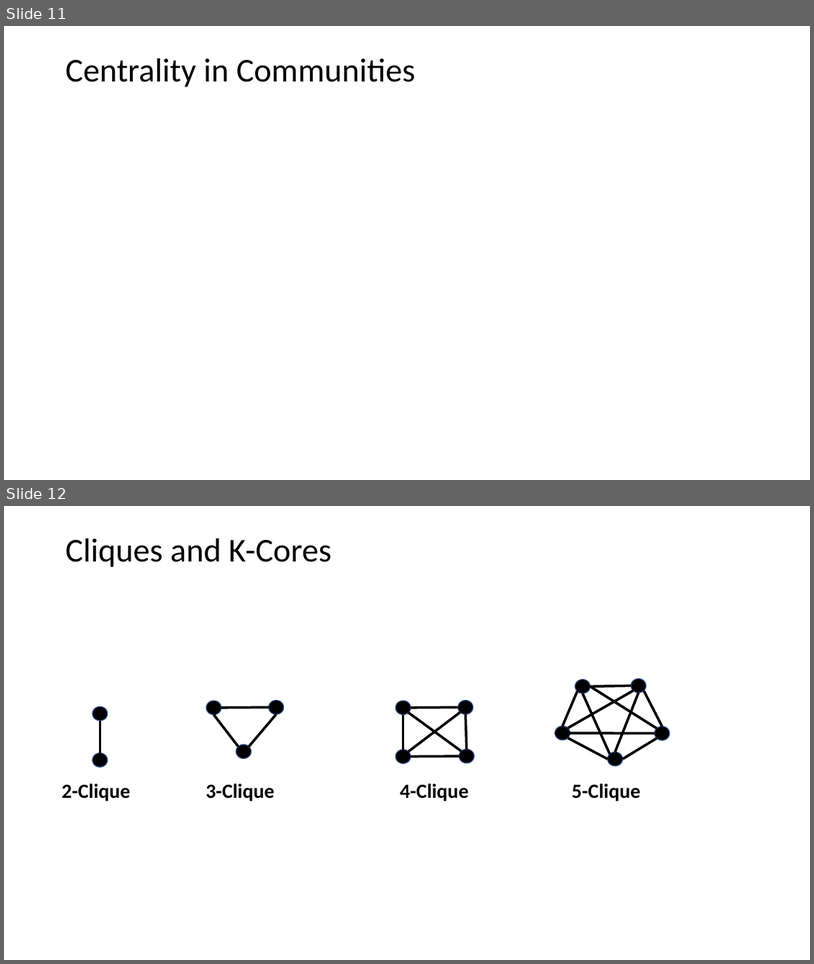
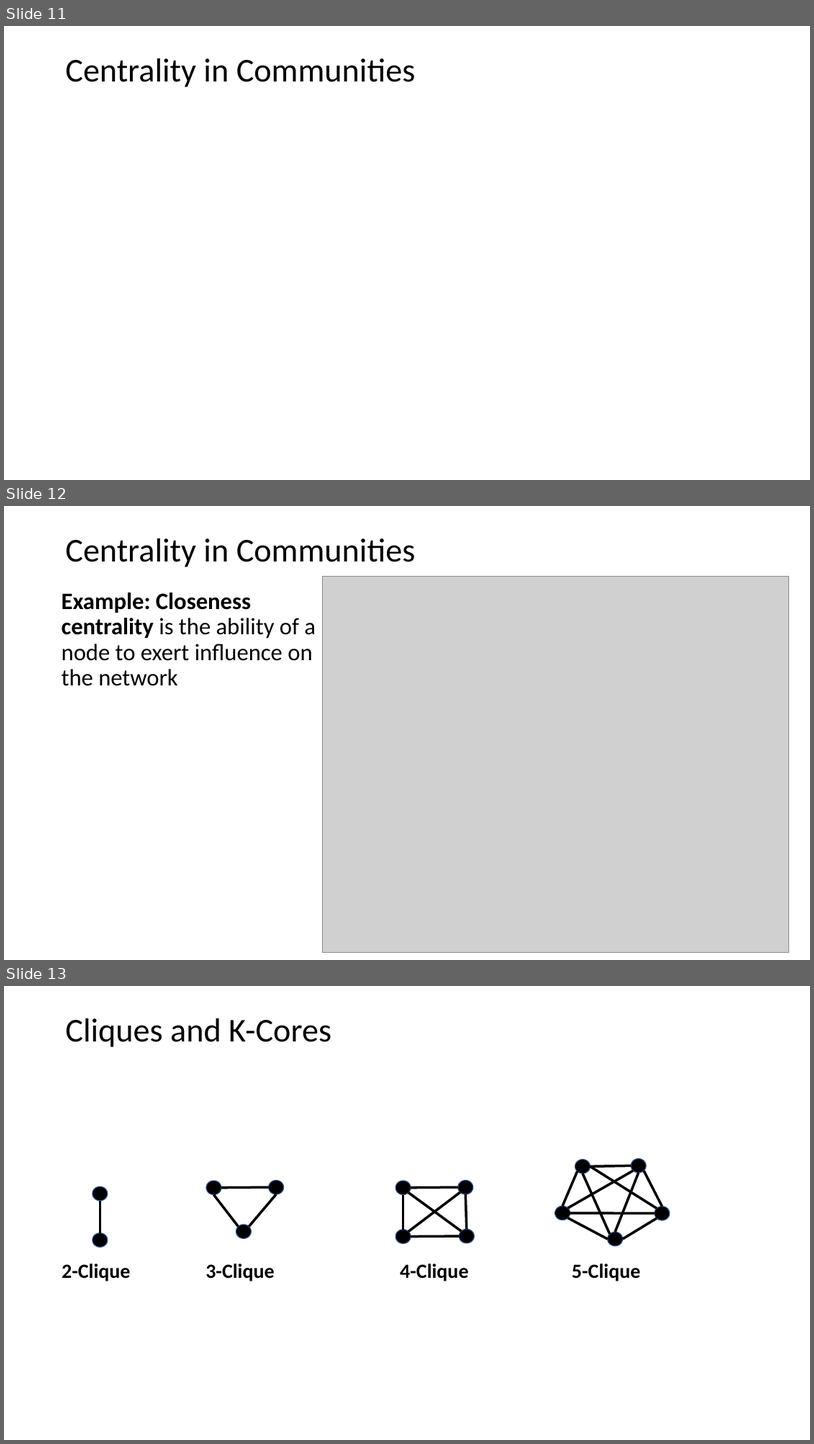
Before and after one commit to StephenElston/CSCI-E-108, a slide deck: slides/9_SocialNetworkAnalysis.pptx. Shown one above the other, each under a label of ours: slides 11 and 12 before the commit, slides 11, 12 and 13 after it. The pictures are 814x964 and 814x1444 pixels, drawn with LibreOffice and Linux fonts; fonts in the diff are those of the drawing; grey boxes stand for pictures. Boxes give left, top, right and bottom in pixels: in the first picture for what was removed or moved away, otherwise in the second. Text is boxed around its words. In the diff, an @@ line names an element or a change of style, - is before the commit and + after.

Commit message:
Updated slides and added examples

```diff
--- a/slides/9_SocialNetworkAnalysis.pptx
+++ b/slides/9_SocialNetworkAnalysis.pptx
@@ slide 12 added at [4, 506, 810, 960], background #FFFFFF @@
@@ title added at [65, 538, 416, 567], 39.6 pt, text #000000 @@
+Centrality in Communities
@@ picture added at [323, 576, 790, 952] @@
@@ text added at [62, 592, 316, 686], 28 pt, text #000000 @@
+Example: Closeness centrality is the ability of a node to exert influence on the network
@@ what was slide 12 is now slide 13 @@
```
Also in this commit, not shown: 2 slides changed, 5 other slides added.
